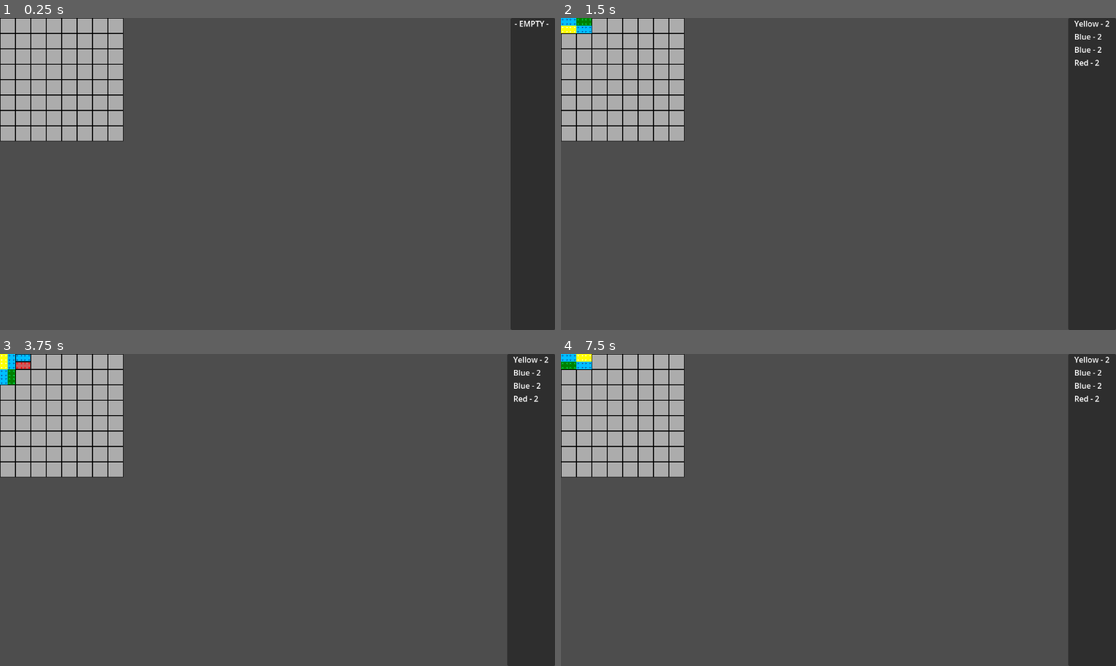
Above: before the commit, frames 1-4 (two rows, left to right).
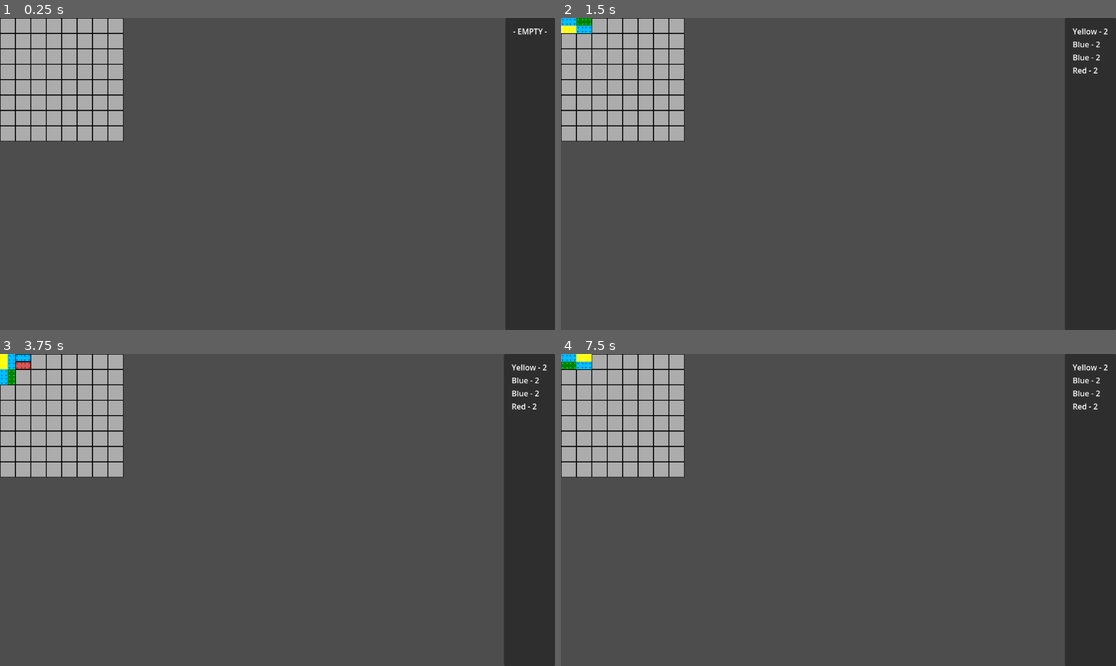
Above: after the commit, the same moments.

Repository: Valalcar/colour-connect
Game: Godot game, scene res://SquaresBoard/SectionBoard/section-board.tscn
Two runs of this game, one before a commit and one after it. Both use one fixed random seed, a clock stepped at 60 frames per second and the inputs below. This scene is started directly instead of the project's main scene.
Inputs (mouse positions are in pixels of both pictures, inside the frame that each line leads up to):
- Up to frame 1 (0.25 s): no input
- Up to frame 2 (1.5 s): tap Enter at 0.5 s; move the mouse to (960, 158) at 0.52 s; hold Right (ui_right) 0.53-1.28 s; click (960, 158) at 0.6 s; tap Space at 1.25 s; move the mouse to (727, 189) at 1.27 s; hold Down (ui_down) from 1.28 s (still down); tap 0 (num0) at 1.35 s
- Up to frame 3 (3.75 s): tap Enter at 2, 3.5 s; move the mouse to (333, 441) at 2.02 s; release Down (ui_down) at 2.03 s; hold Right (ui_right) 2.03-2.78 s; tap 1 (num1) at 2.1 s; tap Space at 2.75 s; move the mouse to (249, 572) at 2.77 s; hold Up (ui_up) 2.78-3.53 s; tap 9 (num9) at 2.85 s; move the mouse to (444, 556) at 3.52 s; hold Left (ui_left) from 3.53 s (still down); right-click (444, 556) at 3.6 s
- Up to frame 4 (7.5 s): tap Space at 4.25 s; move the mouse to (672, 463) at 4.27 s; click (672, 463) at 4.35 s; move the mouse to (866, 510) at 5.02 s; release Left (ui_left) at 5.03 s; hold Down (ui_down) 5.03-5.78 s; tap 0 (num0) at 5.1 s; move the mouse to (755, 432) at 5.77 s; hold Right (ui_right) 5.78-6.53 s; tap 1 (num1) at 5.85 s; move the mouse to (960, 494) at 6.52 s; hold Up (ui_up) 6.53-7.28 s; tap 9 (num9) at 6.6 s; move the mouse to (727, 525) at 7.27 s; hold Right (ui_right) from 7.28 s (still down); right-click (727, 525) at 7.35 s

The runs differ from the first frame. In frame 1, 1.0% of the frame differs, in the area x 91-99%, y 0-100%; in frame 2, 0.9%; in frame 3, 0.9%; in frame 4, 0.9%.

Commit message:
Added margin to section results panel

Diff:
--- a/SquaresBoard/SectionBoard/section-board.tscn
+++ b/SquaresBoard/SectionBoard/section-board.tscn
@@ -73,13 +73,20 @@
 grow_horizontal = 0
 grow_vertical = 2
 
-[node name="StatsVBoxContainer" type="VBoxContainer" parent="SectionHud/PanelContainer"]
+[node name="MarginContainer" type="MarginContainer" parent="SectionHud/PanelContainer"]
+layout_mode = 2
+theme_override_constants/margin_left = 16
+theme_override_constants/margin_top = 16
+theme_override_constants/margin_right = 16
+theme_override_constants/margin_bottom = 16
+
+[node name="StatsVBoxContainer" type="VBoxContainer" parent="SectionHud/PanelContainer/MarginContainer"]
 layout_mode = 2
 size_flags_horizontal = 8
 
-[node name="Label" type="Label" parent="SectionHud/PanelContainer/StatsVBoxContainer"]
+[node name="Label" type="Label" parent="SectionHud/PanelContainer/MarginContainer/StatsVBoxContainer"]
 layout_mode = 2
-text = "  - EMPTY -   "
+text = "- EMPTY -"
 
 [node name="BackgroundLayer" type="TileMapLayer" parent="."]
 tile_map_data = PackedByteArray("AAAAAAAAAgAAAAAAAAABAAEAAgAAAAAAAAABAAIAAgAAAAAAAAACAAIAAgAAAAAAAAACAAMAAgAAAAAAAAADAA …(4144 unchanged characters)…
--- a/SquaresBoard/SectionBoard/section_hud.gd
+++ b/SquaresBoard/SectionBoard/section_hud.gd
@@ -1,6 +1,6 @@
 extends CanvasLayer
 
-@onready var stats_container: VBoxContainer = $PanelContainer/StatsVBoxContainer
+@onready var stats_container: VBoxContainer = $PanelContainer/MarginContainer/StatsVBoxContainer
 @onready var pieces_placement_layer: PiecesPlacementLayer = $"../PiecesPlacementLayer"
 
 func _ready() -> void:
@@ -15,5 +15,5 @@
 	var labels: Array[Label] = []
 	for group in stats:
 		var stat_label = Label.new()
-		stat_label.text = "   " + group.color + " - " + str(group.cells_count) + "   "
+		stat_label.text = group.color + " - " + str(group.cells_count)
 		stats_container.add_child(stat_label)
